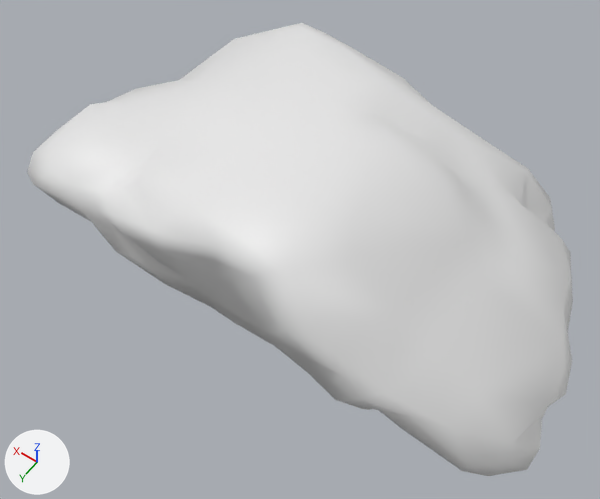
The OBJ model resources/models/rock_03.obj, before and after one commit.
Both versions are drawn from a camera (50 mm lens) standing at (-17.5, 27.8, 38.6) and looking at (0.7, 2.3, -1.5). Lighting does not change. The marker at lower left points along +X, +Y and +Z. The first picture is the older version. Where no turn or scale is listed for an object, it has been applied to the vertices.

The first picture shows 'rock03_lr'.
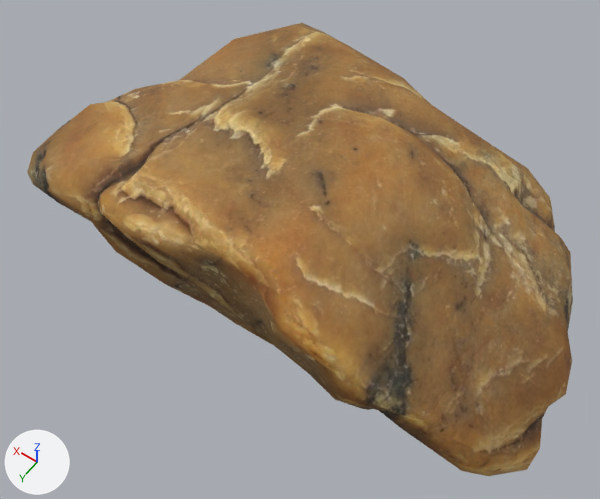
The change, as a list of edits to the scene's bpy script:
```text
Add img_albedo_rock03_jpg:
    img_albedo_rock03_jpg = load_image('albedo_rock03.jpg', '../images/albedo_rock03.jpg', 1024, 1024, 'sRGB')
Add mat_rock03:
    mat_rock03 = principled_material('Rock03')
    mat_rock03.texture = img_albedo_rock03_jpg
    mat_rock03.roughness = 0.9
Change me_rock03_lr:
    where me_rock03_lr.from_pydata(...)  # 252 vertices, 500 faces; spans x -16.9..17.4, y -12.3..10.7, z -6.8..7.3
    add me_rock03_lr.materials.append(mat_rock03)  # picture img_albedo_rock03_jpg
```

Changed parts and their boxes [x1, y1, x2, y2] in the pictures (600 x 499 px):
'rock03_lr', recoloured (white to brown): [27, 23, 573, 476] in both
